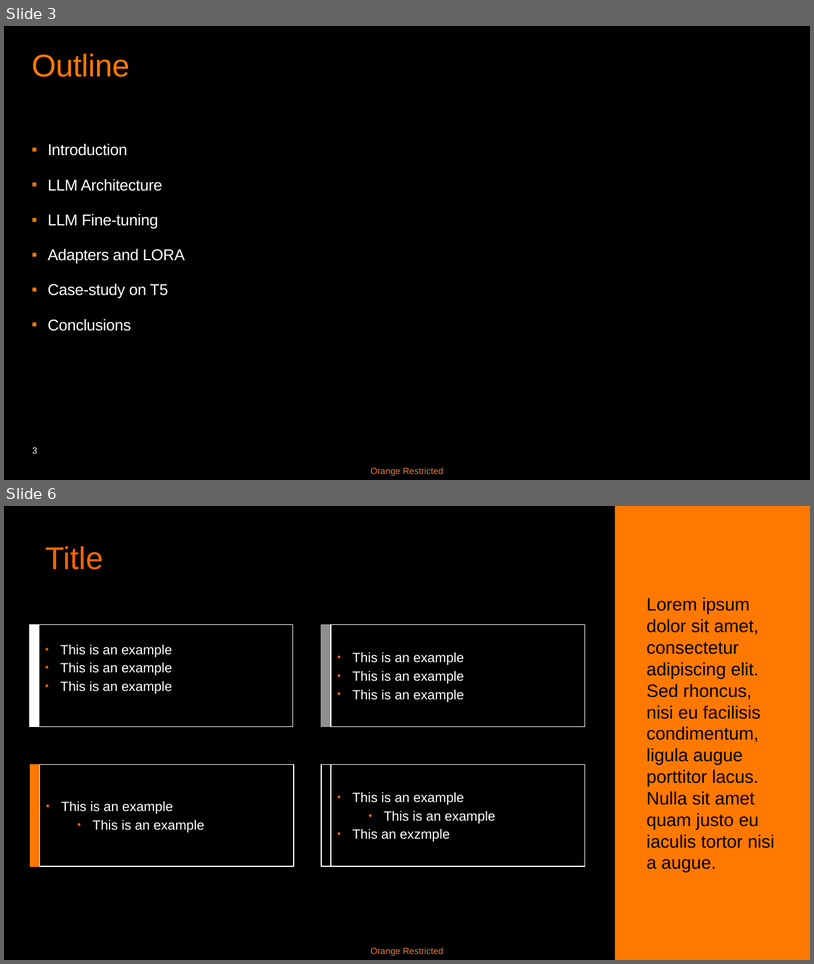
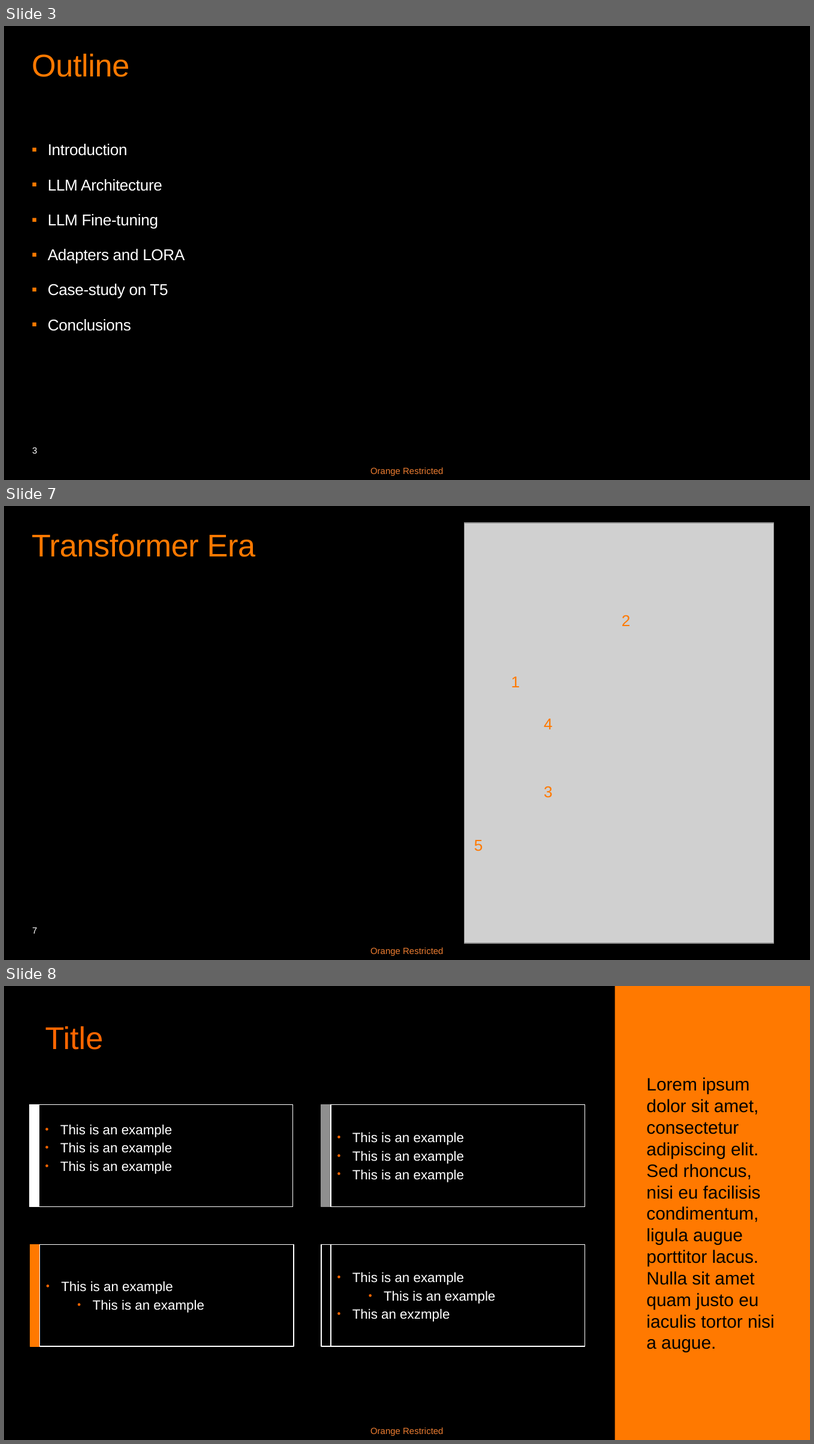
Before and after one commit to basavyr/peft-training, a slide deck: presentation/LORA-RPoenaru.pptx. Shown one above the other, each under a label of ours: slides 3 and 6 before the commit, slides 3, 7 and 8 after it; the slides between them are not shown. The pictures are 814x964 and 814x1444 pixels, drawn with LibreOffice and Linux fonts; fonts in the diff are those of the drawing; grey boxes stand for pictures. Boxes give left, top, right and bottom in pixels: in the first picture for what was removed or moved away, otherwise in the second. Text is boxed around its words. In the diff, an @@ line names an element or a change of style, - is before the commit and + after.

Commit message:
add transformer figure

```diff
--- a/presentation/LORA-RPoenaru.pptx
+++ b/presentation/LORA-RPoenaru.pptx
@@ slide 7 added at bbox=[4, 506, 810, 960], background #000000; not listed: 2 template elements that a slide beside it also shows @@
@@ picture added at bbox=[464, 523, 774, 943] @@
@@ title added at bbox=[32, 534, 256, 557], 28 pt, text #FF7900 @@
+Transformer Era
@@ text added at bbox=[622, 615, 631, 626], 14 pt, text #FF7900 @@
+2
@@ text added at bbox=[512, 676, 521, 687], 14 pt, text #FF7900 @@
+1
@@ text added at bbox=[544, 718, 553, 729], 14 pt, text #FF7900 @@
+4
@@ text added at bbox=[544, 786, 553, 798], 14 pt, text #FF7900 @@
+3
@@ text added at bbox=[474, 840, 483, 851], 14 pt, text #FF7900 @@
+5
@@ what was slide 6 is now slide 8 @@
```
Also in this commit, not shown: 4 slides changed, 1 other slide added.
